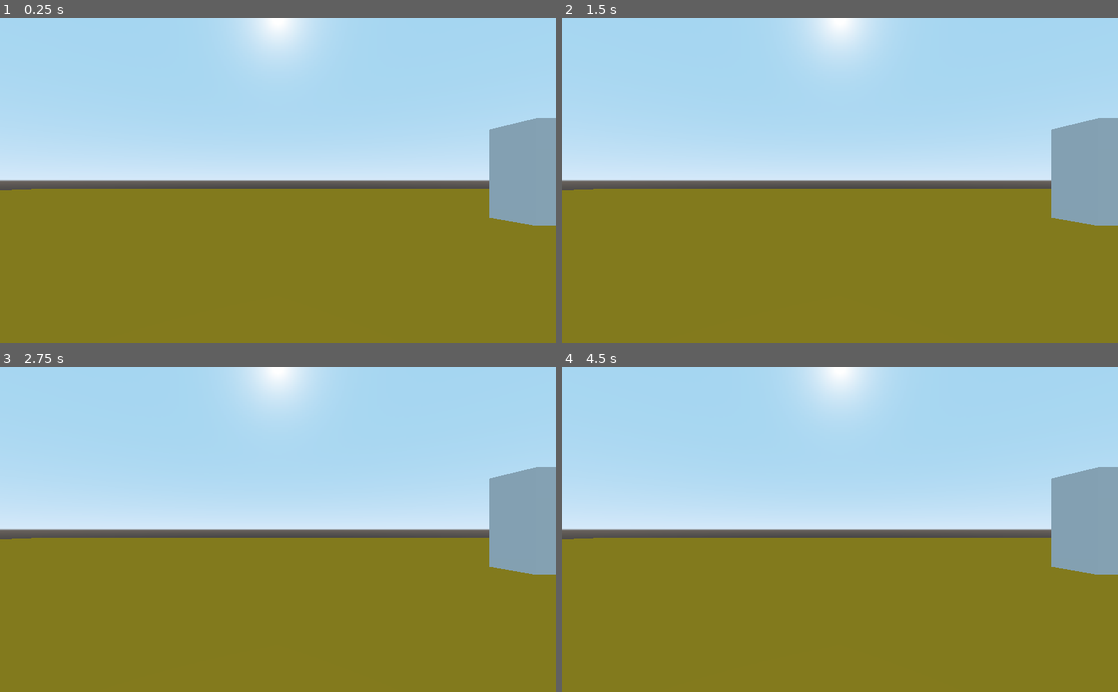
Above: before the commit, frames 1-4 (two rows, left to right).
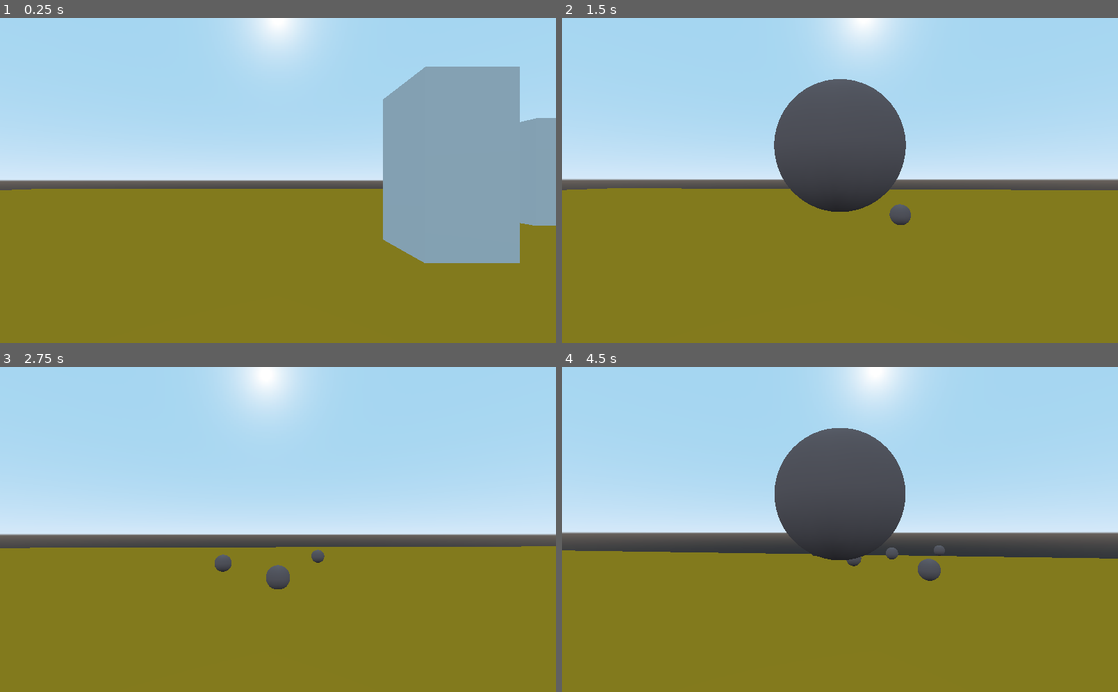
Above: after the commit, the same moments.

Repository: guimafelipe/keep-it-olive
Game: Godot game, scene res://Scenes/Main.tscn
The game is run twice, just before and just after one commit, with the same random seed, the same clock (stepped at 60 frames per second) and the same inputs.
Inputs (mouse positions are in pixels of both pictures, inside the frame that each line leads up to):
- Up to frame 1 (0.25 s): no input
- Up to frame 2 (1.5 s): tap Enter at 0.5 s; move the mouse to (867, 180) at 0.52 s; press the mouse at (867, 180) at 0.53 s; hold W (move_forward) from 0.53 s (still down); move the mouse to (812, 180) at 1.27 s; release the mouse at (812, 180) at 1.28 s; click (812, 180) at 1.35 s
- Up to frame 3 (2.75 s): keep holding W (move_forward); move the mouse to (289, 523) at 2.02 s; press the mouse at (289, 523) at 2.03 s
- Up to frame 4 (4.5 s): keep holding W (move_forward); move the mouse to (834, 536) at 2.77 s; release the mouse at (834, 536) at 2.78 s; click (834, 536) at 2.85 s; move the mouse to (878, 532) at 3.52 s; press the mouse at (878, 532) at 3.53 s; move the mouse to (795, 526) at 4.27 s; release the mouse at (795, 526) at 4.28 s; click (795, 526) at 4.35 s

The runs differ from the first frame. In frame 1, 13% of the frame differs, in the area x 68-94%, y 14-76%; in frame 2, 13%; in frame 3, 8.6%; in frame 4, 17%, in the area x 0-100%, y 0-66%.
Error before the commit: Parse Error: Can't preload resource at path: res://Scenes/Rock.tscn (res://Scripts/Anderson.gd:12)
Error after the commit: Attempt to call function 'get_children' in base 'null instance' on a null instance. (res://Scripts/Enemy.gd:13)

Commit message:
adding spawners for enemies and game manager

Diff:
--- /dev/null
+++ b/Scenes/Enemy.tscn
@@ -0,0 +1,19 @@
+[gd_scene load_steps=4 format=2]
+
+[ext_resource path="res://Scripts/Enemy.gd" type="Script" id=1]
+
+[sub_resource type="CapsuleShape" id=1]
+
+[sub_resource type="CapsuleMesh" id=2]
+
+[node name="Enemy" type="Area"]
+script = ExtResource( 1 )
+
+[node name="CollisionShape" type="CollisionShape" parent="."]
+transform = Transform( 1, 0, 0, 0, -1.62921e-07, -1, 0, 1, -1.62921e-07, 0, 0, 0 )
+shape = SubResource( 1 )
+
+[node name="MeshInstance" type="MeshInstance" parent="."]
+transform = Transform( 1, 0, 0, 0, -1.62921e-07, -1, 0, 1, -1.62921e-07, 0, 0, 0 )
+mesh = SubResource( 2 )
+material/0 = null
--- /dev/null
+++ b/Scenes/EnemySpawner.gd
@@ -0,0 +1,13 @@
+extends Position3D
+
+var enemy_class = preload("res://Scenes/Enemy.tscn")
+
+func spawn_enemy():
+	var new_enemy = enemy_class.instance()
+	new_enemy.global_transform = self.global_transform
+	new_enemy.translate(Vector3(0,1,0))
+	get_tree().root.get_children()[0].add_child(new_enemy)
+	new_enemy.init()
+
+func _ready():
+	pass
--- /dev/null
+++ b/Scenes/EnemySpawner.tscn
@@ -0,0 +1,6 @@
+[gd_scene load_steps=2 format=2]
+
+[ext_resource path="res://Scenes/EnemySpawner.gd" type="Script" id=1]
+
+[node name="EnemySpawner" type="Position3D"]
+script = ExtResource( 1 )
--- /dev/null
+++ b/Scenes/GameManager.gd
@@ -0,0 +1,21 @@
+extends Node
+
+onready var main_terrain = get_parent()
+var trees
+var spawners
+
+func spawn_enemy():
+	var n = len(spawners)
+	randomize()
+	var i = randi()%n
+	spawners[i].spawn_enemy()
+
+func _on_SpawnTimer_timeout():
+	spawn_enemy()
+	$SpawnTimer.start()
+
+func _ready():
+	trees = main_terrain.get_node("Trees").get_children()
+	spawners = main_terrain.get_node("Spawners").get_children()
+	$SpawnTimer.wait_time = 4
+	$SpawnTimer.start()
--- /dev/null
+++ b/Scenes/GameManager.tscn
@@ -0,0 +1,9 @@
+[gd_scene load_steps=2 format=2]
+
+[ext_resource path="res://Scenes/GameManager.gd" type="Script" id=1]
+
+[node name="GameManager" type="Node"]
+script = ExtResource( 1 )
+
+[node name="SpawnTimer" type="Timer" parent="."]
+[connection signal="timeout" from="SpawnTimer" to="." method="_on_SpawnTimer_timeout"]
--- a/Scenes/Main.tscn
+++ b/Scenes/Main.tscn
@@ -1,17 +1,76 @@
-[gd_scene load_steps=5 format=2]
+[gd_scene load_steps=7 format=2]
 
 [ext_resource path="res://Scripts/Main.gd" type="Script" id=1]
 [ext_resource path="res://Scenes/Floor.tscn" type="PackedScene" id=2]
 [ext_resource path="res://Scenes/Tree.tscn" type="PackedScene" id=3]
 [ext_resource path="res://Scenes/Anderson.tscn" type="PackedScene" id=4]
+[ext_resource path="res://Scenes/EnemySpawner.tscn" type="PackedScene" id=5]
+[ext_resource path="res://Scenes/GameManager.tscn" type="PackedScene" id=6]
 
 [node name="Main" type="Spatial"]
 script = ExtResource( 1 )
+
+[node name="GameManager" parent="." instance=ExtResource( 6 )]
 
 [node name="Anderson" parent="." instance=ExtResource( 4 )]
 transform = Transform( 1, 0, 0, 0, 1, 0, 0, 0, 1, 0, 1, 0 )
 
 [node name="Floor" parent="." instance=ExtResource( 2 )]
 
-[node name="Tree" parent="." instance=ExtResource( 3 )]
+[node name="Trees" type="Spatial" parent="."]
+
+[node name="Tree" parent="Trees" instance=ExtResource( 3 )]
 transform = Transform( 1, 0, 0, 0, 1, 0, 0, 0, 1, 11, 2, -10 )
+
+[node name="Tree2" parent="Trees" instance=ExtResource( 3 )]
+transform = Transform( 1, 0, 0, 0, 1, 0, 0, 0, 1, 10.0256, 2, 2.65573 )
+
+[node name="Tree3" parent="Trees" instance=ExtResource( 3 )]
+transform = Transform( 1, 0, 0, 0, 1, 0, 0, 0, 1, 4.12452, 2, -5.92619 )
+
+[node name="Tree4" parent="Trees" instance=ExtResource( 3 )]
+transform = Transform( 1, 0, 0, 0, 1, 0, 0, 0, 1, 1.6739, 2, 5.10386 )
+
+[node name="Spawners" type="Spatial" parent="."]
+
+[node name="EnemySpawner" parent="Spawners" instance=ExtResource( 5 )]
+transform = Transform( 1, 0, 0, 0, 1, 0, 0, 0, 1, -1.64302, 4.76837e-07, -12.5867 )
+
+[node name="EnemySpawner2" parent="Spawners" instance=ExtResource( 5 )]
+transform = Transform( 1, 0, 0, 0, 1, 0, 0, 0, 1, 10.735, 4.76837e-07, -17.5268 )
+
+[node name="EnemySpawner3" parent="Spawners" instance=ExtResource( 5 )]
+transform = Transform( 1, 0, 0, 0, 1, 0, 0, 0, 1, 26.8664, 2.38419e-06, 6.25189 )
+
+[node name="EnemySpawner4" parent="Spawners" instance=ExtResource( 5 )]
+transform = Transform( 1, 0, 0, 0, 1, 0, 0, 0, 1, -8.9972, 2.38419e-06, 14.3008 )
+
+[node name="EnemySpawner5" parent="Spawners" instance=ExtResource( 5 )]
+transform = Transform( 1, 0, 0, 0, 1, 0, 0, 0, 1, -18.8134, 4.29153e-06, 8.76126 )
+
+[node name="EnemySpawner6" parent="Spawners" instance=ExtResource( 5 )]
+transform = Transform( 1, 0, 0, 0, 1, 0, 0, 0, 1, -24.8417, 4.29153e-06, 0.172159 )
+
+[node name="EnemySpawner7" parent="Spawners" instance=ExtResource( 5 )]
+transform = Transform( 1, 0, 0, 0, 1, 0, 0, 0, 1, -27.695, 4.29153e-06, -7.53246 )
+
+[node name="EnemySpawner8" parent="Spawners" instance=ExtResource( 5 )]
+transform = Transform( 1, 0, 0, 0, 1, 0, 0, 0, 1, -27.8179, 4.29153e-06, -19.8654 )
+
+[node name="EnemySpawner9" parent="Spawners" instance=ExtResource( 5 )]
+transform = Transform( 1, 0, 0, 0, 1, 0, 0, 0, 1, -23.9371, 4.29153e-06, -29.8859 )
+
+[node name="EnemySpawner10" parent="Spawners" instance=ExtResource( 5 )]
+transform = Transform( 1, 0, 0, 0, 1, 0, 0, 0, 1, 1.82028, 4.29153e-06, -31.0694 )
+
+[node name="EnemySpawner11" parent="Spawners" instance=ExtResource( 5 )]
+transform = Transform( 1, 0, 0, 0, 1, 0, 0, 0, 1, 9.69452, 4.29153e-06, -30.0518 )
+
+[node name="EnemySpawner12" parent="Spawners" instance=ExtResource( 5 )]
+transform = Transform( 1, 0, 0, 0, 1, 0, 0, 0, 1, 16.6734, 4.29153e-06, -25.8731 )
+
+[node name="EnemySpawner13" parent="Spawners" instance=ExtResource( 5 )]
+transform = Transform( 1, 0, 0, 0, 1, 0, 0, 0, 1, 17.3484, 4.29153e-06, -14.7028 )
+
+[node name="EnemySpawner14" parent="Spawners" instance=ExtResource( 5 )]
+transform = Transform( 1, 0, 0, 0, 1, 0, 0, 0, 1, 17.3484, 4.29153e-06, -14.7028 )
--- a/Scenes/Rock.tscn
+++ b/Scenes/Rock.tscn
@@ -1,12 +1,18 @@
 [gd_scene load_steps=6 format=2]
 
-[ext_resource path="res://Scenes/MeshInstance.gd" type="Script" id=1]
 [ext_resource path="res://Scripts/Rock.gd" type="Script" id=2]
 
 [sub_resource type="SphereMesh" id=1]
 
 [sub_resource type="SpatialMaterial" id=2]
 albedo_color = Color( 0.564706, 0.470588, 0.470588, 1 )
+
+[sub_resource type="GDScript" id=4]
+script/source = "extends MeshInstance
+
+func _ready():
+	pass
+"
 
 [sub_resource type="SphereShape" id=3]
 
@@ -17,7 +23,7 @@
 transform = Transform( 0.4, 0, 0, 0, 0.4, 0, 0, 0, 0.4, 0, 0, 0 )
 mesh = SubResource( 1 )
 material/0 = SubResource( 2 )
-script = ExtResource( 1 )
+script = SubResource( 4 )
 
 [node name="CollisionShape" type="CollisionShape" parent="."]
 transform = Transform( 0.4, 0, 0, 0, 0.4, 0, 0, 0, 0.4, 0, 0, 0 )
--- a/Scenes/Tree.tscn
+++ b/Scenes/Tree.tscn
@@ -1,17 +1,21 @@
-[gd_scene load_steps=3 format=2]
+[gd_scene load_steps=4 format=2]
 
-[sub_resource type="BoxShape" id=1]
+[ext_resource path="res://Scripts/Tree.gd" type="Script" id=1]
 
-[sub_resource type="CubeMesh" id=2]
+[sub_resource type="CubeMesh" id=1]
+
+[sub_resource type="BoxShape" id=2]
 
 [node name="Tree" type="Spatial"]
+script = ExtResource( 1 )
 
 [node name="StaticBody" type="StaticBody" parent="."]
 
+[node name="MeshInstance" type="MeshInstance" parent="StaticBody"]
+transform = Transform( 1, 0, 0, 0, 2.17355, 0, 0, 0, 1, 0, 0, 0 )
+mesh = SubResource( 1 )
+material/0 = null
+
 [node name="CollisionShape" type="CollisionShape" parent="StaticBody"]
 transform = Transform( 1, 0, 0, 0, 2.17355, 0, 0, 0, 1, 0, 0, 0 )
-shape = SubResource( 1 )
-
-[node name="MeshInstance" type="MeshInstance" parent="StaticBody/CollisionShape"]
-mesh = SubResource( 2 )
-material/0 = null
+shape = SubResource( 2 )
--- /dev/null
+++ b/Scripts/Enemy.gd
@@ -0,0 +1,46 @@
+extends Area
+
+var tree
+var min_dist_to_tree = 3
+
+var approach_speed = 3
+var flee_speed = 9
+var dir = Vector3()
+
+enum states {APPROACHING, FIRING, FLEETING}
+
+func search_for_tree():
+	var trees = get_parent().get_node("Trees").get_children()
+	var chosen_tree
+	var best_dist = INF
+
+	for tree in trees:
+		if tree.state == tree.states.IDLE:
+			var dist = global_transform.origin.distance_to(tree.global_transform.origin)
+			if dist < best_dist:
+				best_dist = dist
+				chosen_tree = tree
+
+	if chosen_tree == null:
+		print("Nao achei arvore")
+		queue_free()
+		return
+
+	self.tree = chosen_tree
+
+func define_movement():
+	dir = tree.global_transform.origin - global_transform.origin
+	dir.y = 0
+	dir = dir.normalized()
+
+
+func init():
+	search_for_tree()
+	define_movement()
+	print("Nasci")
+
+func _physics_process(delta):
+	self.translate(dir*approach_speed*delta)
+
+func _ready():
+	pass
--- /dev/null
+++ b/Scripts/Tree.gd
@@ -0,0 +1,7 @@
+extends Spatial
+
+enum states {IDLE, FIRING, ON_FIRE, WATERING, DEAD}
+var state
+
+func _ready():
+	state = states.IDLE
